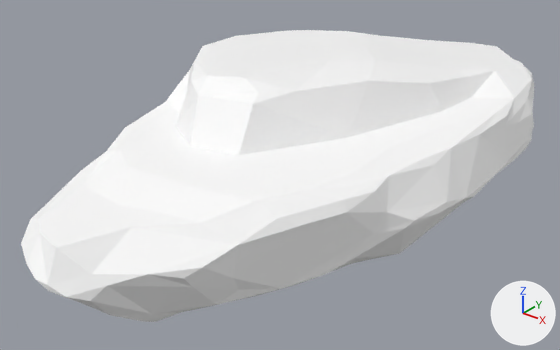
The glTF model assets/synty/tropical/models/SM_Env_Rock_Flat_01.glb as it was, and as the next commit left it.
Both versions are drawn from a 50 mm camera at (3.35, -4.74, 2.84) aimed at (-0.21, -0.29, 0.09). Arrows for +X, +Y and +Z are at lower right; the lights stay in place.

Names of what the first picture shows: 'SM_Env_Rock_Flat_01'.
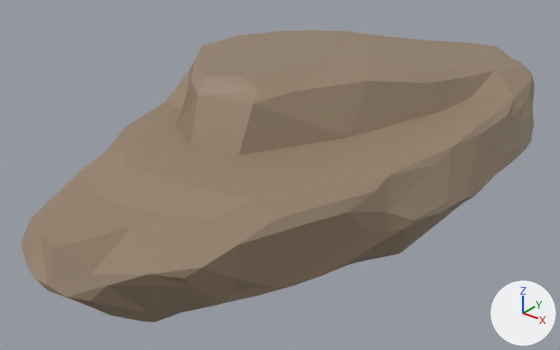
Changed parts and their boxes [x1, y1, x2, y2] in the pictures (560 x 350 px):
'SM_Env_Rock_Flat_01', surface changed (white to brown): [21, 30, 534, 322] in both

The change in detail:
Picture 'PolygonNatureBiomes_Tropical_Texture_01' (img_polygonnaturebiomes_tropical_texture_01) is new.
In material 'Nature23' (mat_nature23), base_color is no longer (1.0, 1.0, 1.0), white #ffffff.
In material 'Nature23' (mat_nature23), texture is now set to img_polygonnaturebiomes_tropical_texture_01.
